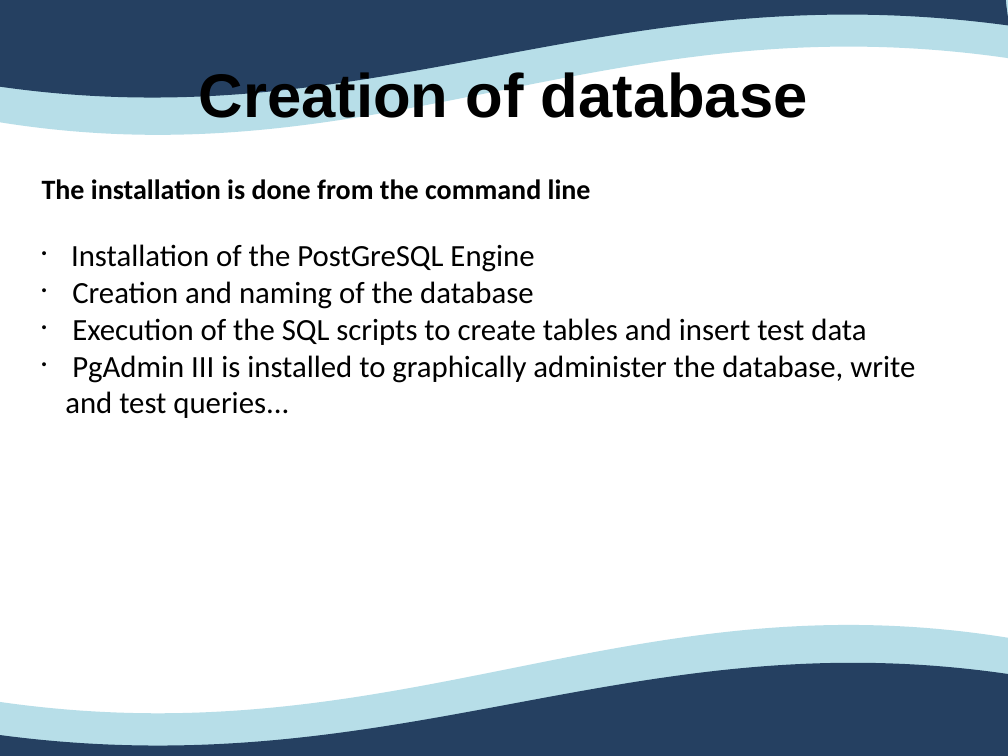
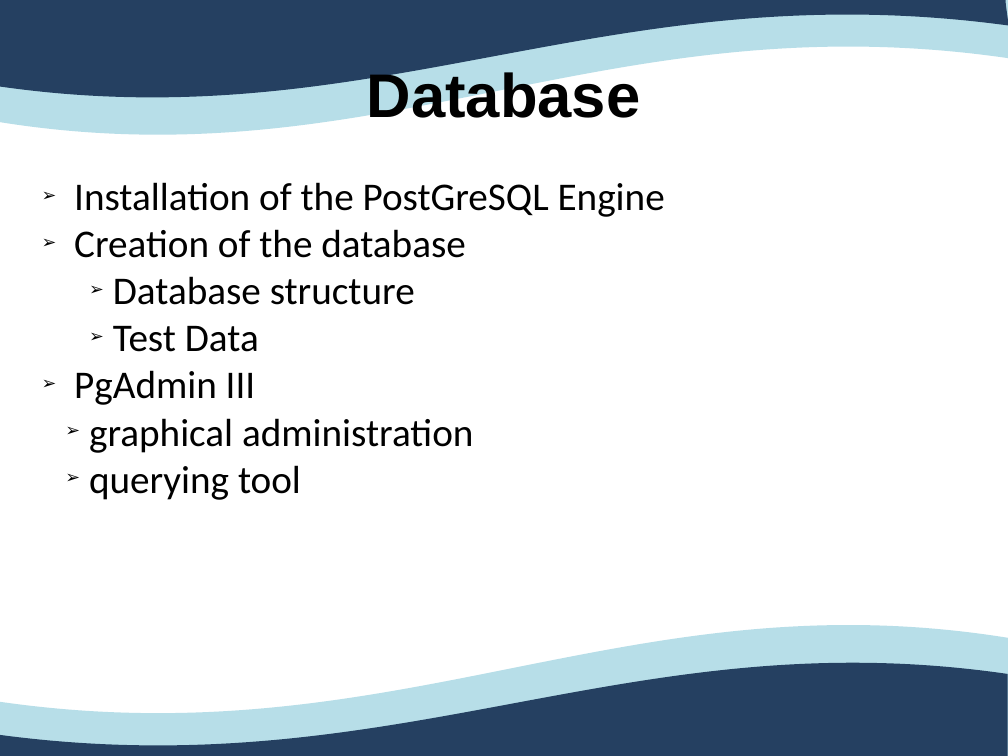
Before and after one commit to Ovan33/Immobilier, a slide deck: slide 17 of docs/Rapport/ProjetTuteureAnglais.ppt. Drawn at 1008x756 pixels with LibreOffice and Linux fonts; fonts in the diff are those of the drawing. Boxes give left, top, right and bottom in pixels: in the first picture for what was removed or moved away, otherwise in the second. Text is boxed around its words. In the diff, an @@ line names an element or a change of style, - is before the commit and + after.

```diff
--- a/docs/Rapport/ProjetTuteureAnglais.ppt
+++ b/docs/Rapport/ProjetTuteureAnglais.ppt
@@ outline redrawn in 3 elements at <box>0,662,1008,756</box>, <box>0,0,1008,98</box>, <box>0,0,1008,135</box> @@
@@ title at <box>367,68,641,129</box>: text changed @@
-Creation of database
+Database
@@ text at <box>42,179,591,200</box>: paragraph removed @@
-The installation is done from the command line
@@ text at <box>74,182,665,217</box>: size 22 to 28 pt in "Installation of the PostGreSQL Engine"; bullet • to ➢ @@
@@ text at <box>74,229,473,500</box>: text changed; size 22 to 28 pt @@
-• Creation and naming of the database
-• Execution of the SQL scripts to create tables and insert test data
-• PgAdmin III is installed to graphically administer the database, write and test queries...
+➢ Creation of the database
+    ➢ Database structure
+    ➢ Test Data
+➢ PgAdmin III
+  ➢ graphical administration
+  ➢ querying tool
```
Also in this commit, not shown: 18 other slides changed, 7 slides added, 6 slides removed, 9 other files.
